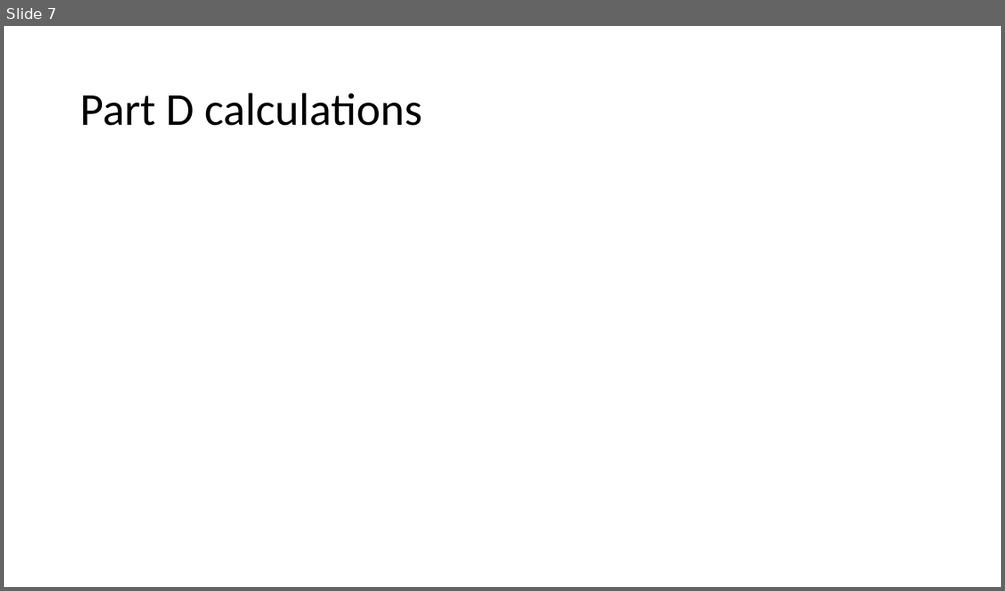
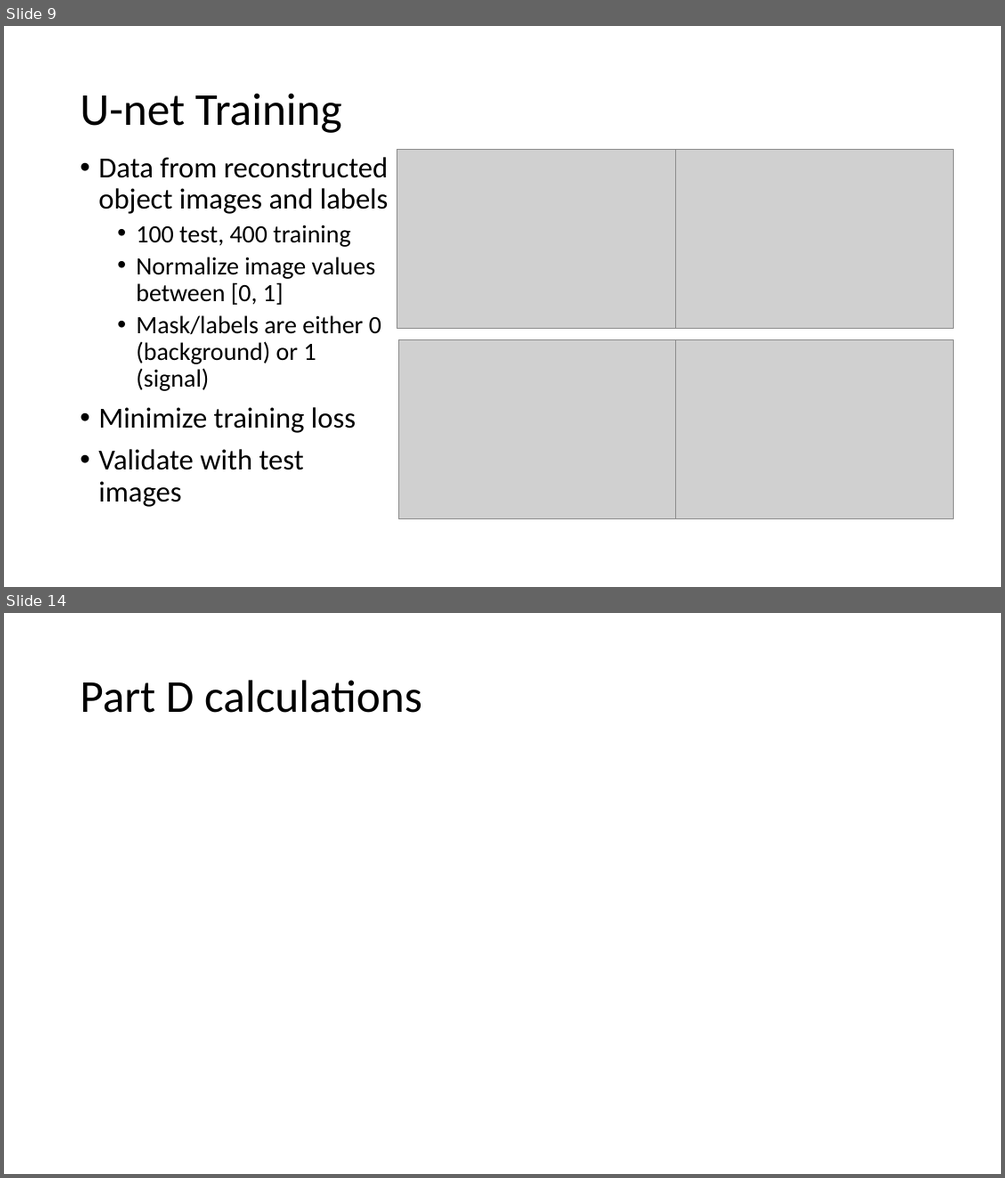
Before and after one commit to LukaiWang1998/mis_final_proj, a slide deck: presentation.pptx. Shown one above the other, each under a label of ours: slide 7 before the commit, slides 9 and 14 after it; the slides between them are not shown. The pictures are 1005x591 and 1005x1178 pixels, drawn with LibreOffice and Linux fonts; fonts in the diff are those of the drawing; grey boxes stand for pictures. Boxes give left, top, right and bottom in pixels: in the first picture for what was removed or moved away, otherwise in the second. Text is boxed around its words. In the diff, an @@ line names an element or a change of style, - is before the commit and + after.

```diff
--- a/presentation.pptx
+++ b/presentation.pptx
@@ slide 9 added at bbox=[4, 26, 1001, 587], background #FFFFFF @@
@@ title added at bbox=[80, 93, 342, 133], 44 pt, text #000000 @@
+U-net Training
@@ text added at bbox=[98, 157, 388, 507], 24 pt, text #000000 @@
+• Data from reconstructed object images and labels
+  • 100 test, 400 training
+  • Normalize image values between [0, 1]
+  • Mask/labels are either 0 (background) or 1 (signal)
+• Minimize training loss
+• Validate with test images
@@ picture added at bbox=[396, 150, 677, 328] @@
@@ picture added at bbox=[676, 150, 954, 328] @@
@@ picture added at bbox=[398, 340, 676, 519] @@
@@ picture added at bbox=[676, 340, 954, 519] @@
@@ what was slide 7 is now slide 14 @@
```
Also in this commit, not shown: 1 slide changed, 8 other slides added, 1 slide removed, 10 other files.
